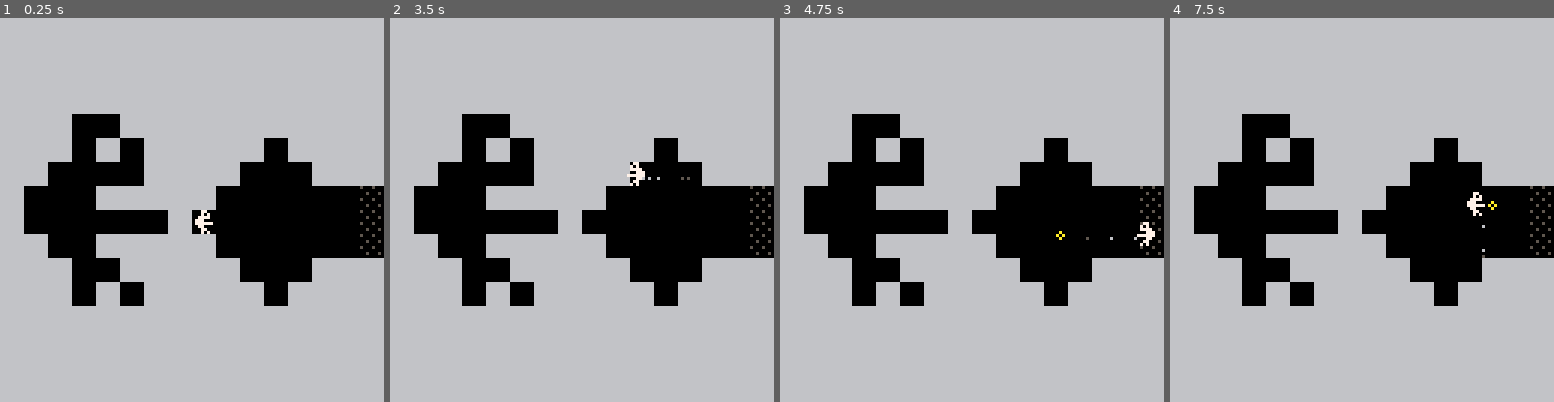
Above: before the commit, frames 1-4 (left to right).
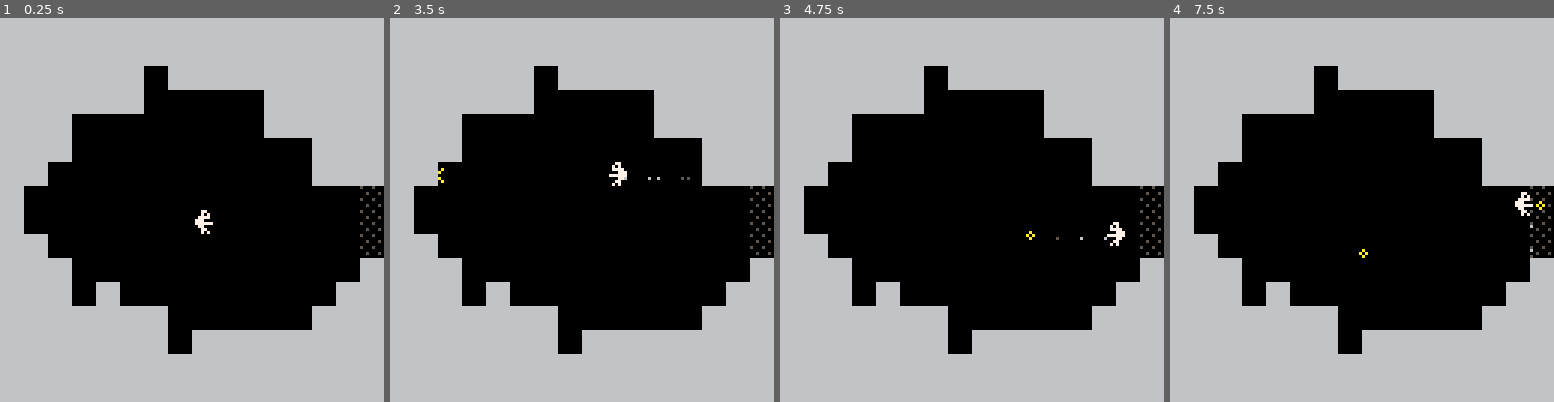
Above: after the commit, the same moments.

Repository: alxgnon/pico-8
Game: PICO-8 cartridge naut.p8
Two runs of this game, one before a commit and one after it. Both use one fixed random seed, a clock stepped at 60 frames per second and the inputs below.
Inputs:
- Up to frame 1 (0.25 s): no input
- Up to frame 2 (3.5 s): tap X (X key) at 0.33, 1.07, 1.85, 2.97 s; tap O (Z key) at 0.7, 1.7, 2.1, 2.5, 2.9, 3.3 s; hold Right 1.6-2.1 s; hold Up 2.15-2.42 s; hold Right 2.47-3.03 s; hold Left from 3.08 s (still down)
- Up to frame 3 (4.75 s): release Left at 3.58 s; hold Down 3.63-3.97 s; tap O (Z key) at 3.7, 4.1, 4.5 s; hold Right 4.02-4.68 s; tap X (X key) at 4.08 s; hold Up from 4.73 s (still down)
- Up to frame 4 (7.5 s): tap O (Z key) every 0.4 s from 4.9 to 7.3 s; release Up at 5.03 s; hold Left 5.08-5.68 s; tap X (X key) at 5.2, 6.32, 7.43 s; hold Down 5.73-6.03 s; hold Right 6.08-6.58 s; hold Right 6.63-7.13 s; hold Up 7.18-7.45 s

The runs differ from the first frame. In frame 1, 21% of the frame differs, in the area x 25-94%, y 12-88%; in frame 2, 22%; in frame 3, 22%, in the area x 25-98%, y 12-88%; in frame 4, 22%.

Commit message:
make the entrance plainer

Diff:
--- a/naut.p8
+++ b/naut.p8
@@ -643,18 +643,18 @@
 __map__
 0101010101010101010101010101010101010101010101010101010101010101010101010101010101010101010101010101010101010101010101010101010101010101010101010101010101010101010101010101010101010101010101010101010101010101010101010101010101010101010101010101010101010101
 0101010101010101010101010101010101000001000001000001000001000001010000010000010000010000010000010100000000000000000000000000000101000000000000000000000000000001010000000000000000000000000000010100000000000000000000000000000101000000000000000000000000000001
-0101010101010101010101010101010101010101010101010101010101010101010101010101010101010101010101010100000000000000000000000000000101000000000000000000000000000001010000000000000000000000000000010100000000000000000000000000000101000001000000000000000000000001
-0101010101010101010101010101010101000000000000000000000000000001010000000000000000000000000000010100000000000000000000000000000101000000000000000000000000000001010000000000000000000000000000010100000000000000000000000000000101000001010000000000000101000001
-0101010000010101010101010101010101000000000000000000000000000001010000000000000000000000000000010100000000000000000000000000000101000000000000000000000000000001010000000000000000000000000000010100000000000000000000000000000101000000010101000000010100000001
-0101010001000101010101000101010101000000000000004300000000000001010000000000000000000000000000010100000000000000000000000000000101000000000000000000000000000001010000000000000000000000000000010100000000000000000000000000000101000000000001000001010000000001
-0101000000000101010100000001010101000000000000000000000000000001010000000000000000000000000000010100000000000000000000000000000101000000000000000000000000000001010000000000000000000000000000010100000000000000000000000000000101000000000000000000000000000001
-0100000001010101010000000000000202000000000000000000000000000002020000000000000000000000000000020200000000000000000000000000000101000000000000000000000000000001010000000000000000000000000000010100000000000000000000000000000101000001010100000000000101000001
-0100000000000001000000000000000202000000000000004300000000000002020000000000000000000000000000020200000000000000000000000000000101000000000000000000000000000002020000000000000000000000000000010100000000000000000000000000000101000000000100000000010100000001
-0101000001010101010000000000000202000000000000000000000000000002020000000000000000000000000000020200000000000000000000000000000101000000000000000000000000000002020000000000000000000000000000010100000000000000000000000000000101000000000000000000000000000001
-0101010000010101010100000001010101000000000000000000000000000001010000000000000000000000000000010100000000000000000000000000000101000000000000000000000000000002020000000000000000000000000000010100000000000000000000000000000101000101000000000000000000000001
-0101010001000101010101000101010101000000000000004300000000000001010000000000000000000000000000010100000000000000000000000000000101000000000000000000000000000001010000000000000000000000000000010100000000000000000000000000000101000101010000000000000000000001
-0101010101010101010101010101010101000000000000000000000001010101010000000000000000000000000000010100000000000000000000000000000101000000000000000000000000000001010000000000000000000000000000010100000000000000000000000000000101000000000101010101010100000001
-0101010101010101010101010101010101010100000000000000010101010101010000000000000000000000000000010100000000000000000000000000000101000000000000000000000000000001010000000000000000000000000000010100000000000000000000000000000101000000000000000000000000000001
+0101010101010001010101010101010101010101010101010101010101010101010101010101010101010101010101010100000000000000000000000000000101000000000000000000000000000001010000000000000000000000000000010100000000000000000000000000000101000001000000000000000000000001
+0101010101010000000000010101010101000000000000000000000000000001010000000000000000000000000000010100000000000000000000000000000101000000000000000000000000000001010000000000000000000000000000010100000000000000000000000000000101000001010000000000000101000001
+0101010000000000000000010101010101000000000000000000000000000001010000000000000000000000000000010100000000000000000000000000000101000000000000000000000000000001010000000000000000000000000000010100000000000000000000000000000101000000010101000000010100000001
+0101010000000000000000000001010101000000000000004300000000000001010000000000000000000000000000010100000000000000000000000000000101000000000000000000000000000001010000000000000000000000000000010100000000000000000000000000000101000000000001000001010000000001
+0101000000000000000000000001010101000000000000000000000000000001010000000000000000000000000000010100000000000000000000000000000101000000000000000000000000000001010000000000000000000000000000010100000000000000000000000000000101000000000000000000000000000001
+0100000000000000000000000000000202000000000000000000000000000002020000000000000000000000000000020200000000000000000000000000000101000000000000000000000000000001010000000000000000000000000000010100000000000000000000000000000101000001010100000000000101000001
+0100000000000000000000000000000202000000000000004300000000000002020000000000000000000000000000020200000000000000000000000000000101000000000000000000000000000002020000000000000000000000000000010100000000000000000000000000000101000000000100000000010100000001
+0101000000000000000000000000000202000000000000000000000000000002020000000000000000000000000000020200000000000000000000000000000101000000000000000000000000000002020000000000000000000000000000010100000000000000000000000000000101000000000000000000000000000001
+0101010000000000000000000000000101000000000000000000000000000001010000000000000000000000000000010100000000000000000000000000000101000000000000000000000000000002020000000000000000000000000000010100000000000000000000000000000101000101000000000000000000000001
+0101010001000000000000000000010101000000000000004300000000000001010000000000000000000000000000010100000000000000000000000000000101000000000000000000000000000001010000000000000000000000000000010100000000000000000000000000000101000101010000000000000000000001
+0101010101010100000000000001010101000000000000000000000001010101010000000000000000000000000000010100000000000000000000000000000101000000000000000000000000000001010000000000000000000000000000010100000000000000000000000000000101000000000101010101010100000001
+0101010101010100010101010101010101010100000000000000010101010101010000000000000000000000000000010100000000000000000000000000000101000000000000000000000000000001010000000000000000000000000000010100000000000000000000000000000101000000000000000000000000000001
 0101010101010101010101010101010101010101000000000001010101010101010000000000000000000000010000010100000000000000000000000000000101000000000000000000000000000001010000000000000000000000000000010100000000000000000000000000000101000000000000000000000000000001
 0101010101010101010101010101010101010101010101010101010101010101010101010101010101010101010101010101010101010202020201010101010101010101010101020202010101010101010101010101010202020101010101010101010101010202020101010101010101010101010102020201010101010101
 0101010101010101010101010101010101010101010101010101010101010101010101010101010101010101010101010101010101010202020201010101010101010101010101020202010101010101010101010101010202020101010101010101010101010202020101010101010101010101010102020201010101010101
